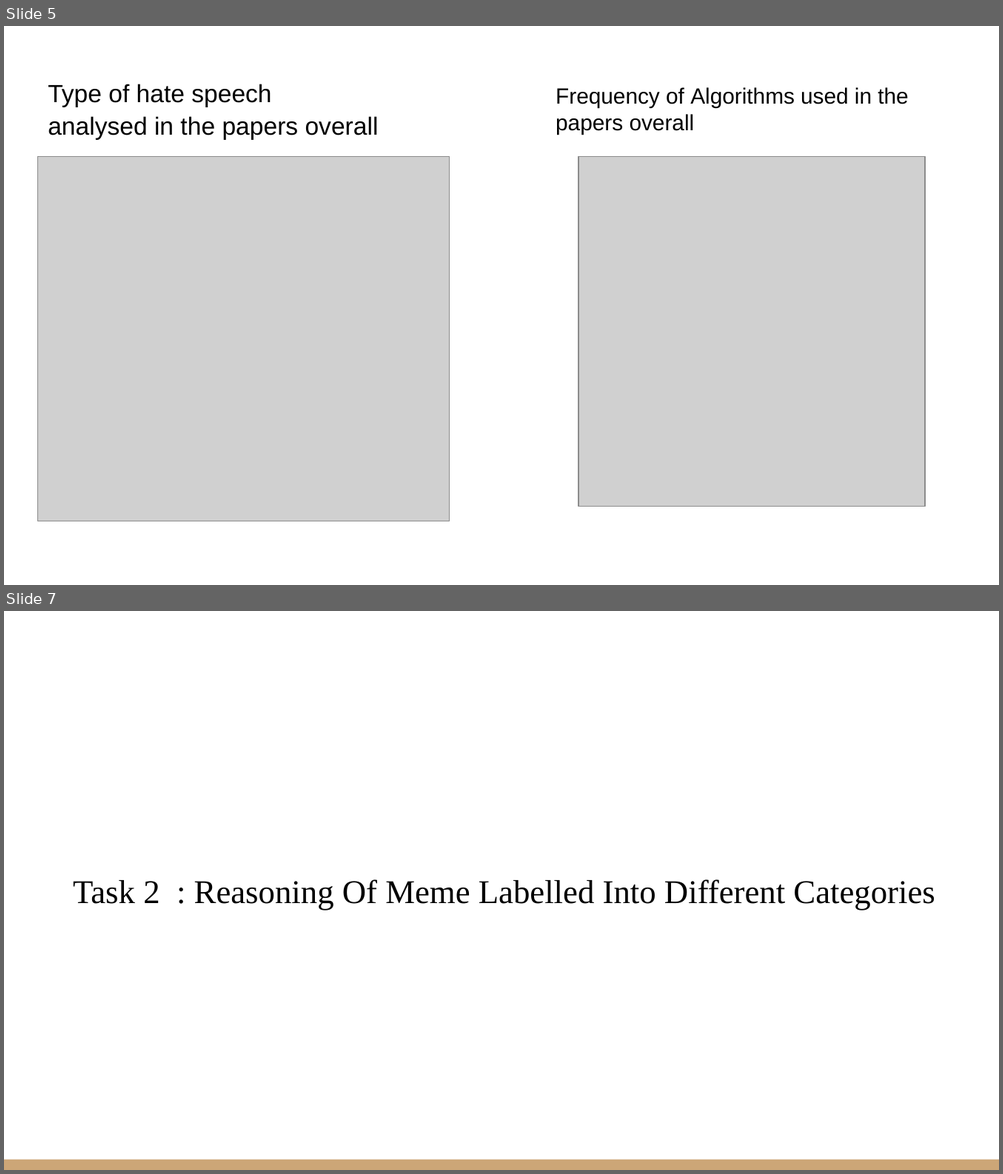
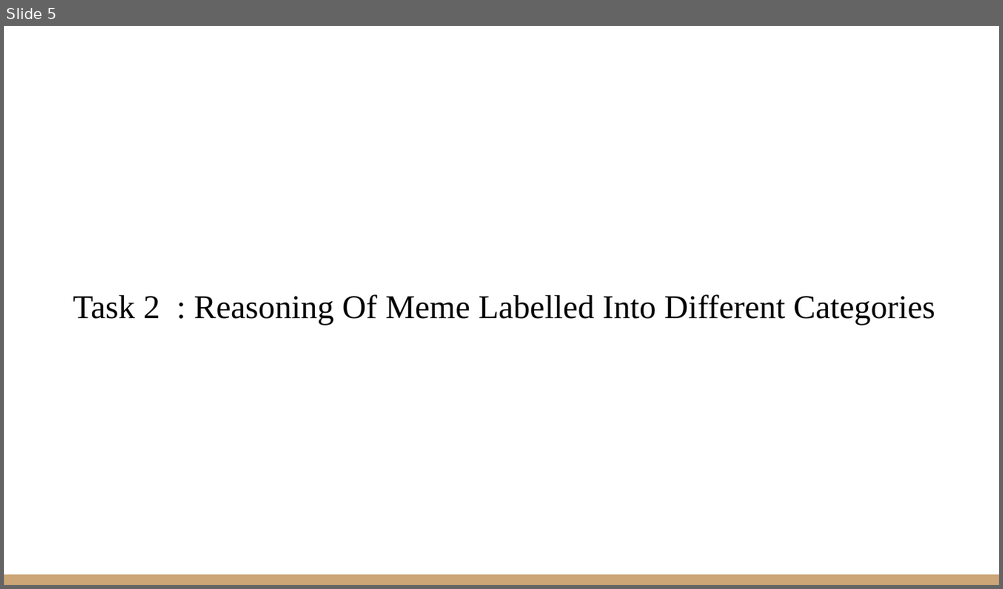
Before and after one commit to VarunBohara/Mini-Project-Documents, a slide deck: Literature Survey 2.pptx. Shown one above the other, each under a label of ours: slides 5 and 7 before the commit, slide 5 after it; the slides between them are not shown. The pictures are 1003x1174 and 1003x589 pixels, drawn with LibreOffice and Linux fonts; fonts in the diff are those of the drawing; grey boxes stand for pictures. Boxes give left, top, right and bottom in pixels: in the first picture for what was removed or moved away, otherwise in the second. Text is boxed around its words. In the diff, an @@ line names an element or a change of style, - is before the commit and + after.

```diff
--- a/Literature Survey 2.pptx
+++ b/Literature Survey 2.pptx
@@ slide 5 removed at <box>4,26,999,585</box>, background #FFFFFF @@
@@ title removed at <box>48,84,378,139</box> @@
-Type of hate speech
-analysed in the papers overall
@@ text removed at <box>555,87,908,134</box> @@
-Frequency of Algorithms used in the papers overall
@@ picture removed at <box>38,156,449,521</box> @@
@@ picture removed at <box>578,156,924,506</box> @@
@@ what was slide 7 is now slide 5 @@
```
Also in this commit, not shown: 4 slides added, 5 other slides removed.
